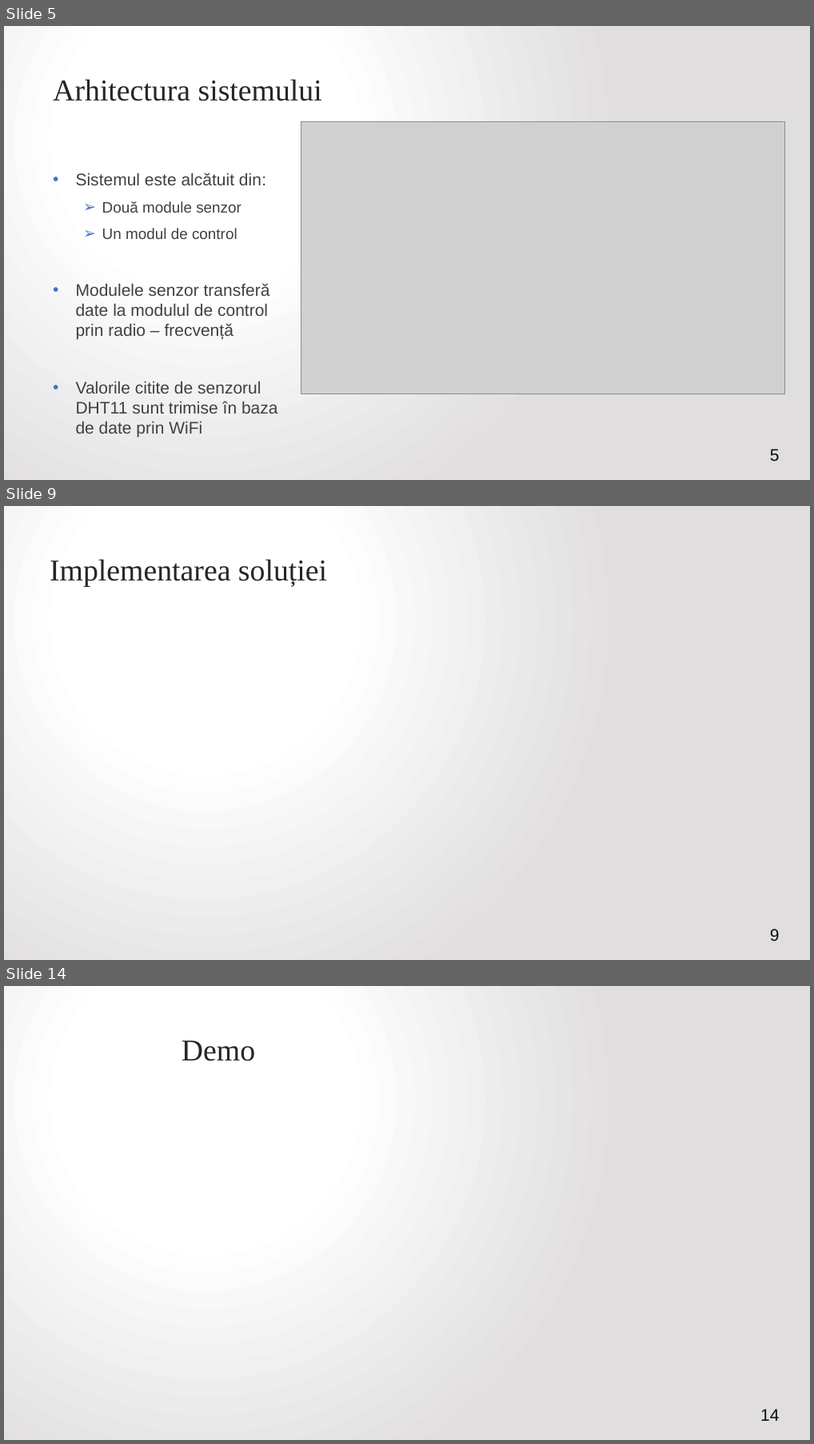
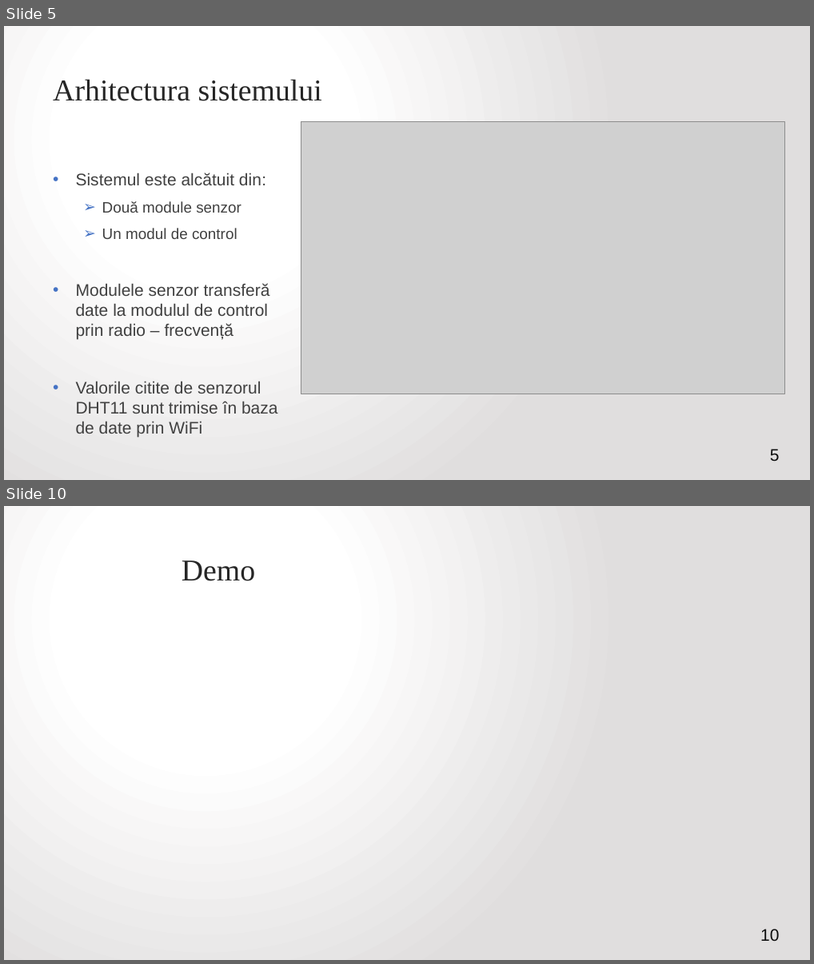
Before and after one commit to VitomirDragan/TemperatureManagement-IOT-, a slide deck: Prezentare/Termostat inteligent controlat printr-o aplicație web.pptx. Shown one above the other, each under a label of ours: slides 5, 9 and 14 before the commit, slides 5 and 10 after it; the slides between them are not shown. The pictures are 814x1444 and 814x964 pixels, drawn with LibreOffice and Linux fonts; fonts in the diff are those of the drawing; grey boxes stand for pictures. Boxes give left, top, right and bottom in pixels: in the first picture for what was removed or moved away, otherwise in the second. Text is boxed around its words. In the diff, an @@ line names an element or a change of style, - is before the commit and + after.

```diff
--- a/Prezentare/Termostat inteligent controlat printr-o aplicație web.pptx
+++ b/Prezentare/Termostat inteligent controlat printr-o aplicație web.pptx
@@ slide 9 removed at bbox=[4, 506, 810, 960], background gradient #FFFFFF to #E1DFDF @@
@@ title removed at bbox=[50, 559, 327, 587] @@
-Implementarea soluției
@@ page number removed at bbox=[770, 928, 780, 940] @@
-9
@@ what was slide 14 is now slide 10 @@
@@ page number at bbox=[761, 928, 779, 940]: text changed @@
-14
+10
```
Also in this commit, not shown: 4 slides changed, 2 slides added, 5 other slides removed, 10 other files.
